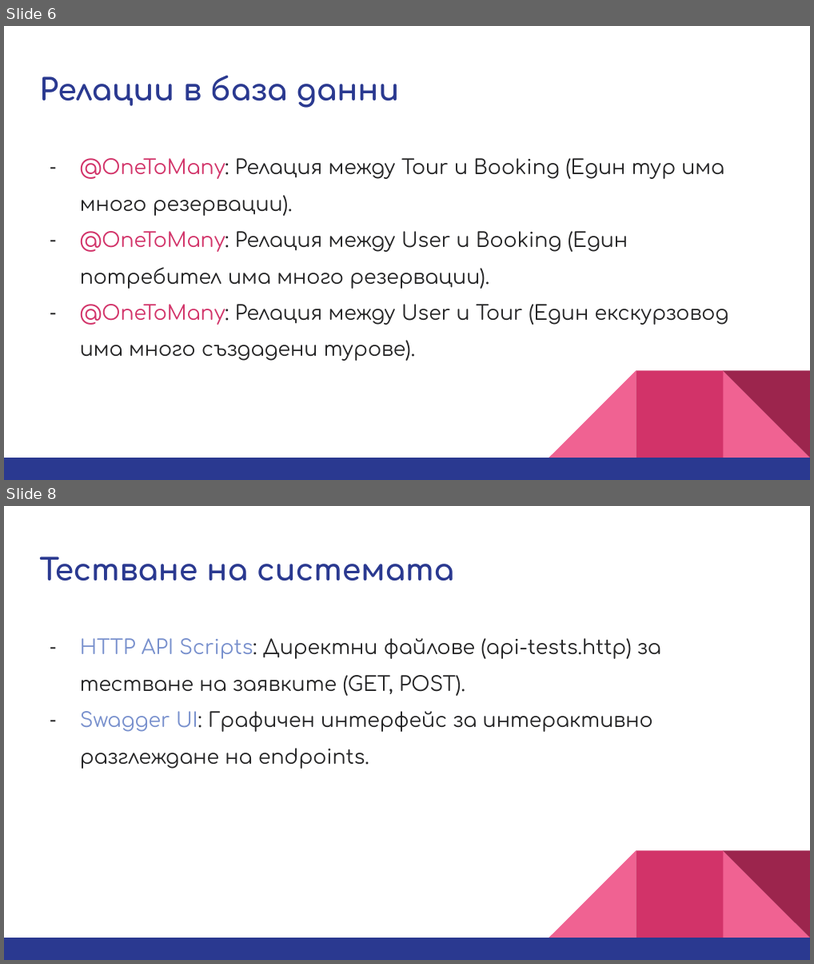
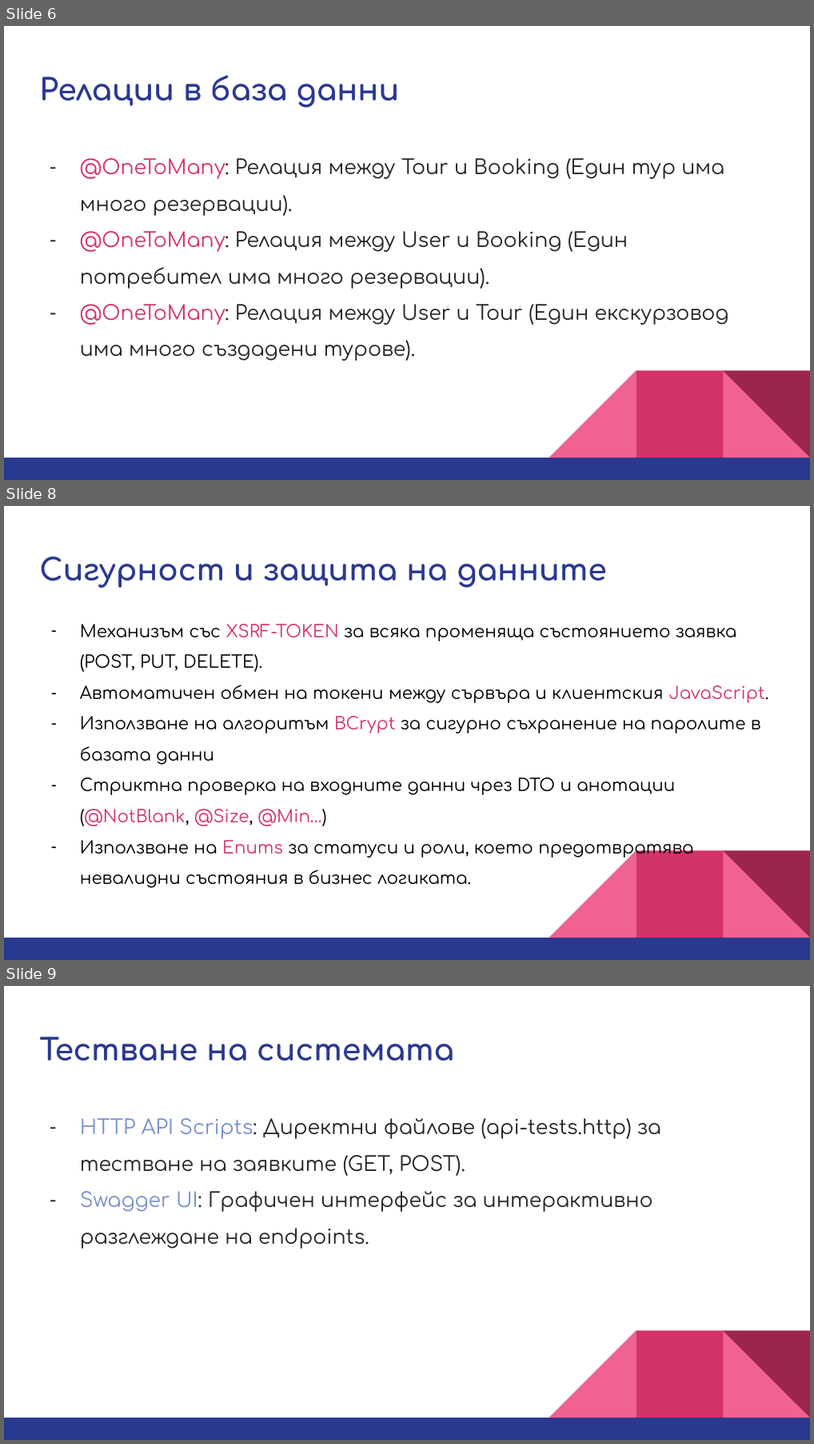
Before and after one commit to B0rislava/tour-reservation, a slide deck: docs/Tour-Reservation-Spring-Boot.pptx. Shown one above the other, each under a label of ours: slides 6 and 8 before the commit, slides 6, 8 and 9 after it; the slides between them are not shown. The pictures are 814x964 and 814x1444 pixels, drawn with LibreOffice and Linux fonts; fonts in the diff are those of the drawing. Boxes give left, top, right and bottom in pixels: in the first picture for what was removed or moved away, otherwise in the second. Text is boxed around its words. In the diff, an @@ line names an element or a change of style, - is before the commit and + after.

```diff
--- a/docs/Tour-Reservation-Spring-Boot.pptx
+++ b/docs/Tour-Reservation-Spring-Boot.pptx
@@ slide 8 added at (4, 506, 810, 960), background #FFFFFF; not listed: 5 template elements that a slide beside it also shows @@
@@ title added at (39, 556, 607, 588), 27 pt, text #2A3990, bold @@
+Сигурност и защита на данните
@@ text added at (80, 624, 770, 888), 15.3 pt, text #000000 @@
+– Механизъм със XSRF-TOKEN за всяка променяща състоянието заявка (POST, PUT, DELETE).
+– Автоматичен обмен на токени между сървъра и клиентския JavaScript.
+– Използване на алгоритъм BCrypt за сигурно съхранение на паролите в базата данни
+– Стриктна проверка на входните данни чрез DTO и анотации (@NotBlank, @Size, @Min…)
+– Използване на Enums за статуси и роли, което предотвратява невалидни състояния в бизнес логиката.
@@ what was slide 8 is now slide 9 @@
```
Also in this commit, not shown: 1 slide changed.
